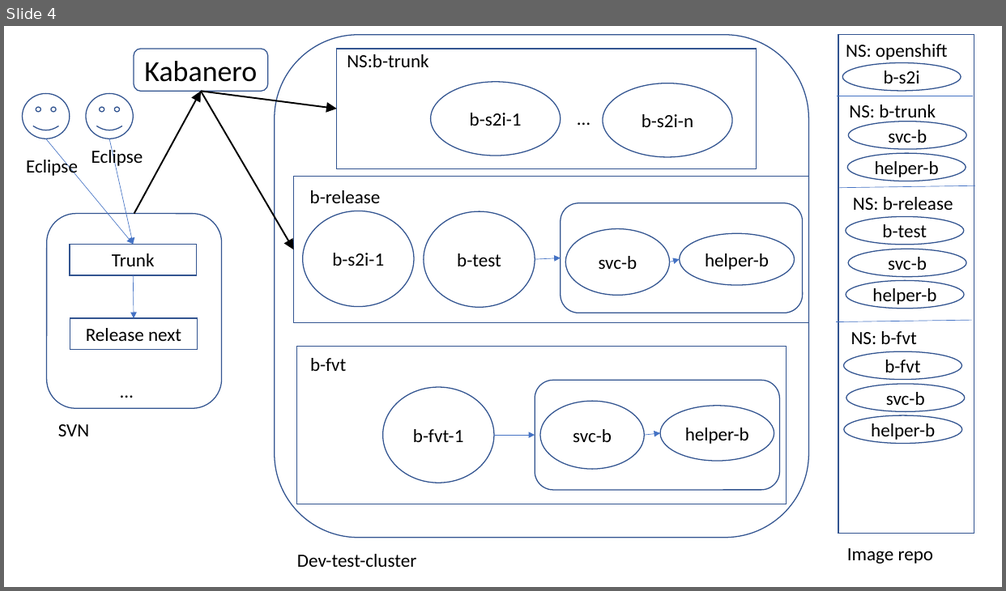
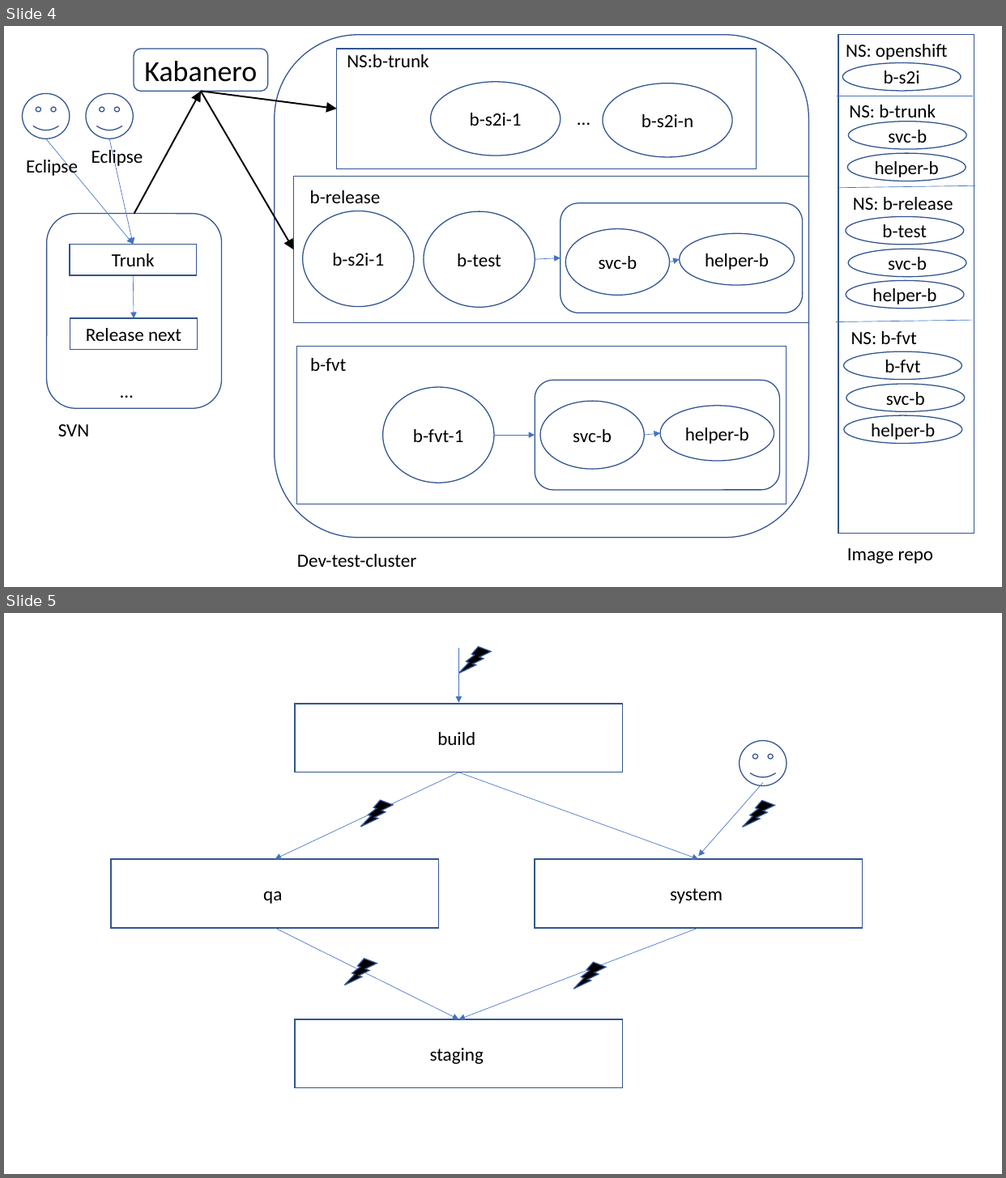
Before and after one commit to mchenggit/kabanero-event, a slide deck: architecture/KabaneroEvent.pptx. Shown one above the other, each under a label of ours: slide 4 before the commit, slides 4 and 5 after it. The pictures are 1006x591 and 1006x1178 pixels, drawn with LibreOffice and Linux fonts; fonts in the diff are those of the drawing. Boxes give left, top, right and bottom in pixels: in the first picture for what was removed or moved away, otherwise in the second. Text is boxed around its words. In the diff, an @@ line names an element or a change of style, - is before the commit and + after.

```diff
--- a/architecture/KabaneroEvent.pptx
+++ b/architecture/KabaneroEvent.pptx
@@ slide 5 added at box(4, 613, 1002, 1174), background #FFFFFF @@
@@ lightning bolt added at box(459, 647, 492, 673), fill #000000, outline #325491 1 pt @@
@@ arrow added from (459, 648) to (459, 703), #4472C4 0.5 pt @@
@@ rectangle added at box(296, 704, 623, 773), outline #325491 1 pt, 18 pt, text #000000 @@
+build
@@ smiley face added at box(739, 741, 786, 786), outline #325491 1 pt @@
@@ arrow added from (459, 773) to (275, 859), #4472C4 0.5 pt @@
@@ arrow added from (459, 773) to (699, 859), #4472C4 0.5 pt @@
@@ lightning bolt added at box(361, 800, 394, 826), fill #000000, outline #325491 1 pt @@
@@ arrow added from (763, 783) to (699, 856), #4472C4 0.5 pt @@
@@ lightning bolt added at box(743, 801, 775, 827), fill #000000, outline #325491 1 pt @@
@@ rectangle added at box(111, 859, 439, 928), outline #325491 1 pt, 18 pt, text #000000 @@
+qa
@@ rectangle added at box(535, 859, 863, 928), outline #325491 1 pt, 18 pt, text #000000 @@
+system
@@ arrow added from (275, 928) to (459, 1020), #4472C4 0.5 pt @@
@@ arrow added from (699, 928) to (459, 1020), #4472C4 0.5 pt @@
@@ lightning bolt added at box(345, 959, 377, 985), fill #000000, outline #325491 1 pt @@
@@ lightning bolt added at box(573, 963, 606, 989), fill #000000, outline #325491 1 pt @@
@@ rectangle added at box(296, 1020, 623, 1088), outline #325491 1 pt, 18 pt, text #000000 @@
+staging
```
Also in this commit, not shown: 1 other slide added, 3 other files.
